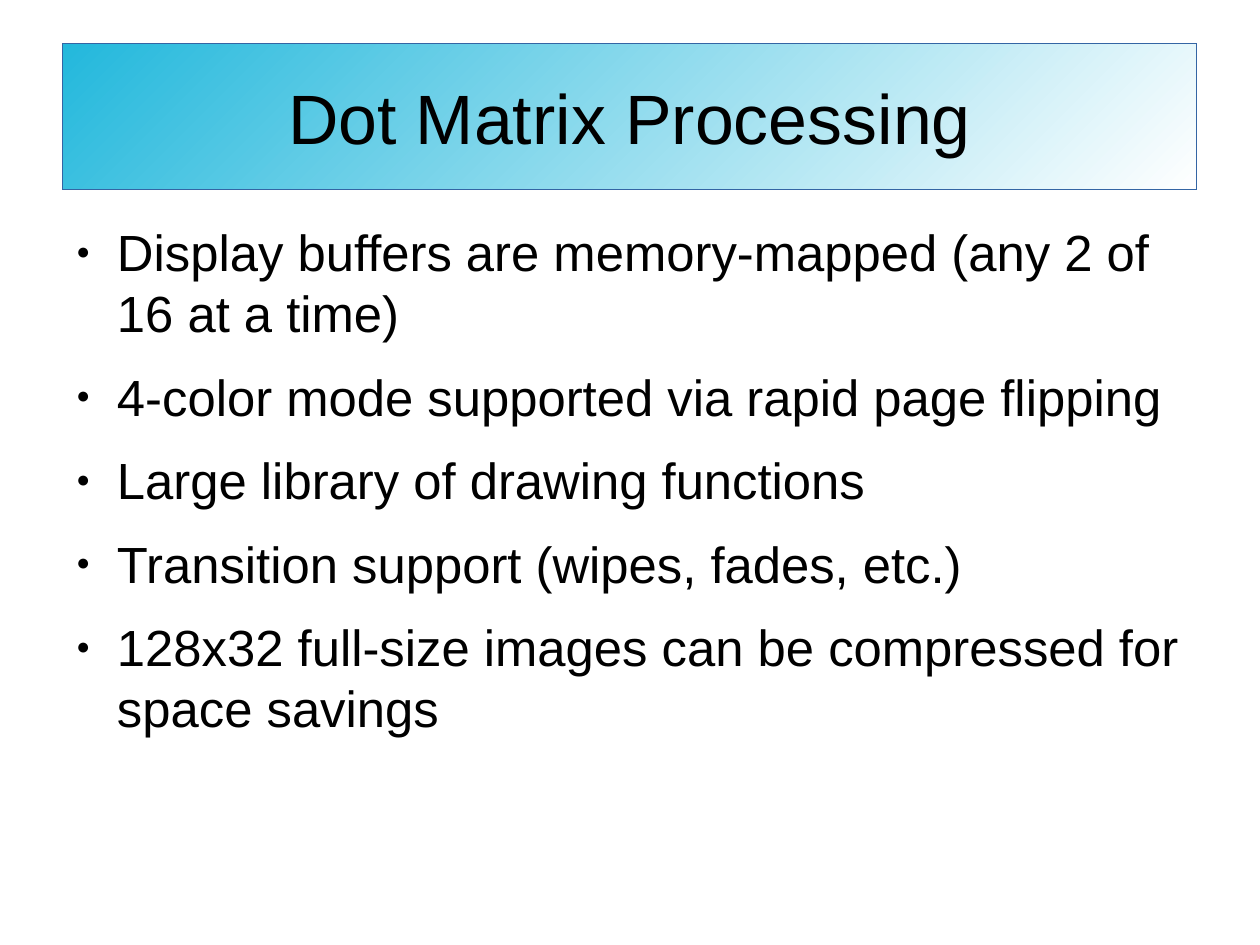
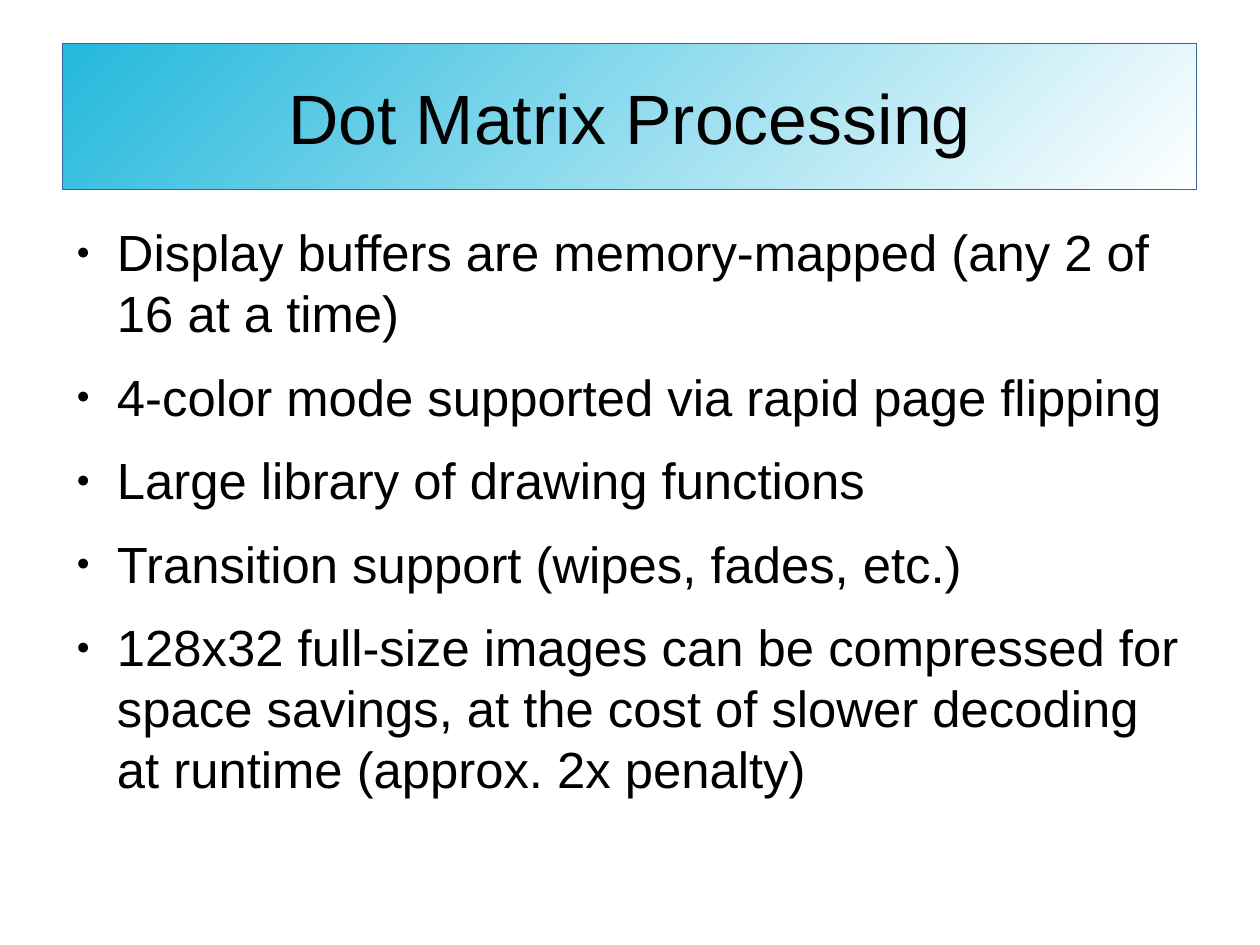
Before and after one commit to SonnyJim/freewpc, a slide deck: slide 17 of doc/freewpc.odp (slide 16 before the commit). Drawn at 1260x945 pixels with LibreOffice and Linux fonts; fonts in the diff are those of the drawing. Boxes give left, top, right and bottom in pixels: in the first picture for what was removed or moved away, otherwise in the second. Text is boxed around its words. In the diff, an @@ line names an element or a change of style, - is before the commit and + after.

```diff
--- a/doc/freewpc.odp
+++ b/doc/freewpc.odp
@@ text at <box>117,629,1178,799</box>: text changed @@
-● 128x32 full-size images can be compressed for space savings
+● 128x32 full-size images can be compressed for space savings, at the cost of slower decoding at runtime (approx. 2x penalty)
```
Also in this commit, not shown: 13 other slides changed, 2 slides added.
